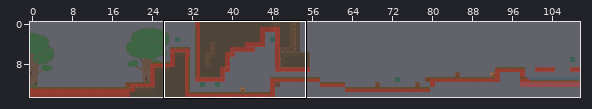
One commit to this Tiled map: JosieGame/Resources/tilemaps/1.1.tmx. Above: a wide view before the commit, with the close-up outlined.
Close-up. Before the edit:
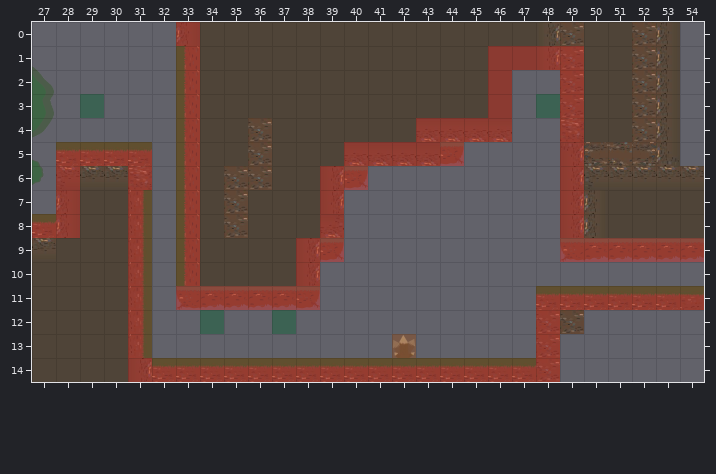
Cells are 72x72 px. Shown: x 27..54, y 0..14.
Once edited:
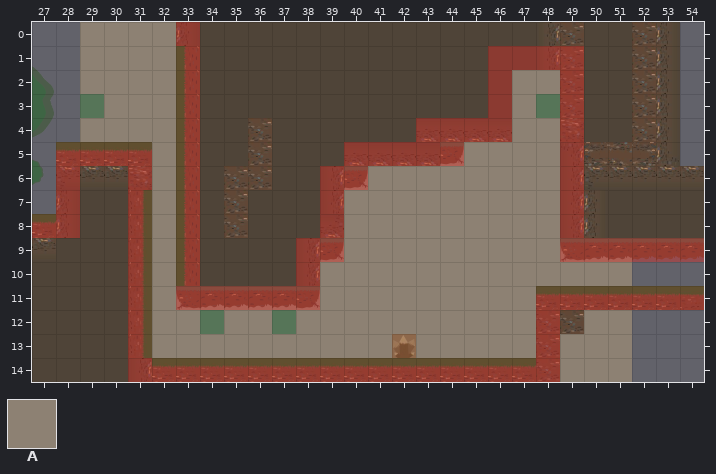
Key: from "Tileset": A 35.
_ is an empty cell, . an unchanged one.
The exact change:
--- layer "Cave_layer"
@@ x 29..51 @@
- 0 ____...................
- 1 ____...................
- 2 ____..............__...
- 3 ____..............__...
- 4 ____..............__...
- 5 ..._..........._____...
- 6 ..._......._________...
- 7 ..._......._________...
- 8 ..._......._________...
- 9 ..._......_____________
-10 ..._......_____________
-11 ...________________....
-12 ...________________..__
-13 ...________________.___
-14 ....................___
+ 0 AAAA...................
+ 1 AAAA...................
+ 2 AAAA..............AA...
+ 3 AAAA..............AA...
+ 4 AAAA..............AA...
+ 5 ...A...........AAAAA...
+ 6 ...A.......AAAAAAAAA...
+ 7 ...A.......AAAAAAAAA...
+ 8 ...A.......AAAAAAAAA...
+ 9 ...A......AAAAAAAAAAAAA
+10 ...A......AAAAAAAAAAAAA
+11 ...AAAAAAAAAAAAAAAA....
+12 ...AAAAAAAAAAAAAAAA..AA
+13 ...AAAAAAAAAAAAAAAA.AAA
+14 ....................AAA
Changed places in both close-ups, as pixel boxes (x1, y1, x2, y2):
added: (80, 22, 632, 382)
